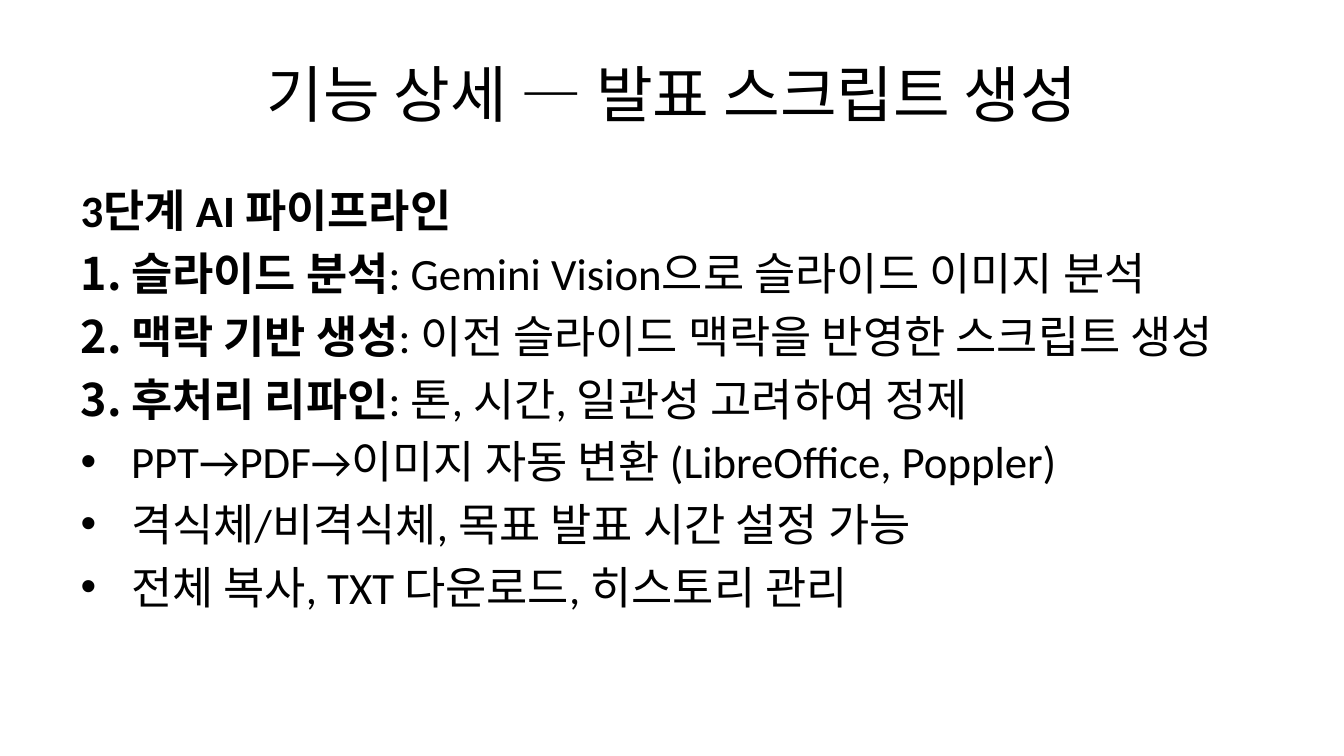
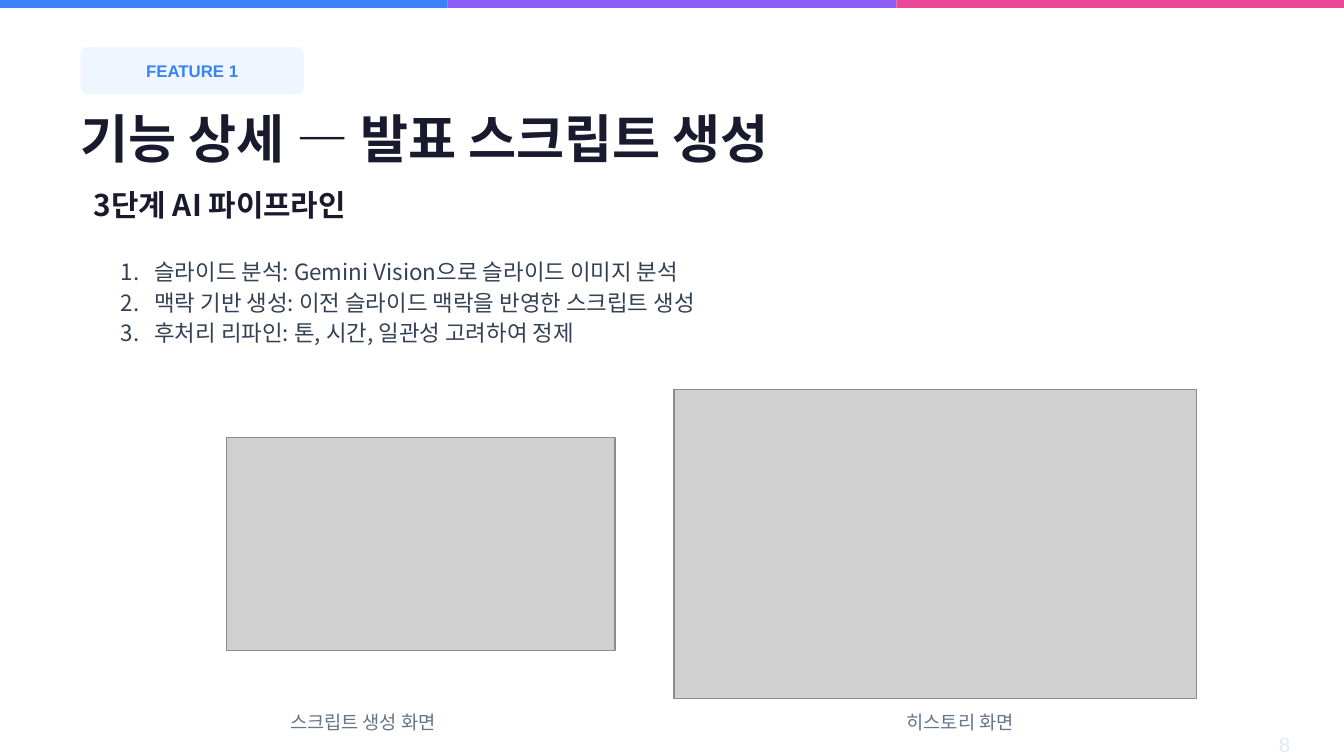
Before and after one commit to shinysky73/ai-worker, a slide deck: slide 8 of docs/REPORT_SLIDES.pptx. Drawn at 1344x756 pixels with LibreOffice and Linux fonts; fonts in the diff are those of the drawing; grey boxes stand for pictures. Boxes give left, top, right and bottom in pixels: in the first picture for what was removed or moved away, otherwise in the second. Text is boxed around its words. In the diff, an @@ line names an element or a change of style, - is before the commit and + after.

```diff
--- a/docs/REPORT_SLIDES.pptx
+++ b/docs/REPORT_SLIDES.pptx
@@ rectangle added at (0,0,448,8), fill #3B82F6 @@
@@ rectangle added at (448,0,896,8), fill #8B5CF6 @@
@@ rectangle added at (896,0,1344,8), fill #EC4899 @@
@@ rounded rectangle added at (81,47,304,94), fill #EFF6FF @@
@@ text added at (146,65,238,77), 9 pt, text #3B82F6, bold @@
+FEATURE 1
@@ text "기능 상세 — 발표 스크립트 ...": place and size @@
-text "기능 상세 — 발표 스크립트 ..." at (267,66,1077,122)
+text "기능 상세 — 발표 스크립트 ..." at (81,114,768,163)
@@ text "기능 상세 — 발표 스크립트 ..." at (81,114,768,163): size 33 to 28 pt, font Calibri to Noto Sans CJK KR, text colour #000000 to #1A1A2E, bold on; alignment centre to left @@
@@ text removed at (81,189,1213,610) @@
-3단계 AI 파이프라인
-1. 슬라이드 분석: Gemini Vision으로 슬라이드 이미지 분석
-2. 맥락 기반 생성: 이전 슬라이드 맥락을 반영한 스크립트 생성
-3. 후처리 리파인: 톤, 시간, 일관성 고려하여 정제
-• PPT→PDF→이미지 자동 변환 (LibreOffice, Poppler)
-• 격식체/비격식체, 목표 발표 시간 설정 가능
-• 전체 복사, TXT 다운로드, 히스토리 관리
@@ text added at (94,191,346,219), 16 pt, text #1A1A2E, bold @@
+3단계 AI 파이프라인
@@ text added at (154,261,695,345), 12 pt, text #334155 @@
+1. 슬라이드 분석: Gemini Vision으로 슬라이드 이미지 분석
+2. 맥락 기반 생성: 이전 슬라이드 맥락을 반영한 스크립트 생성
+3. 후처리 리파인: 톤, 시간, 일관성 고려하여 정제
@@ picture added at (675,390,1198,699) @@
@@ picture added at (226,438,614,650) @@
@@ text added at (290,713,435,731), 10 pt, text #64748B @@
+스크립트 생성 화면
@@ text added at (907,713,1013,731), 10 pt, text #64748B @@
+히스토리 화면
```
Also in this commit, not shown: 15 other slides changed, 2 slides added, 1 slide removed, 1 other file.
